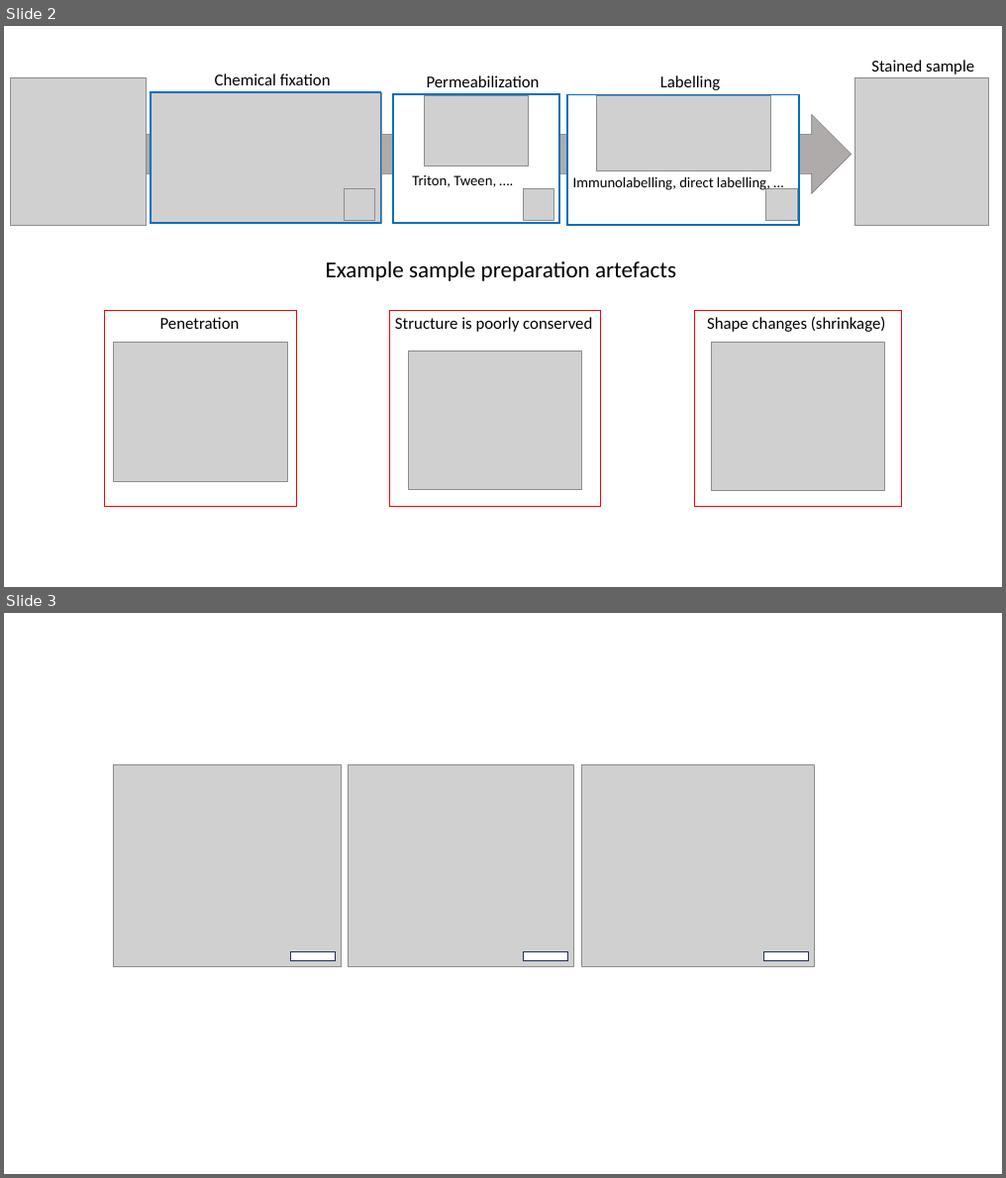
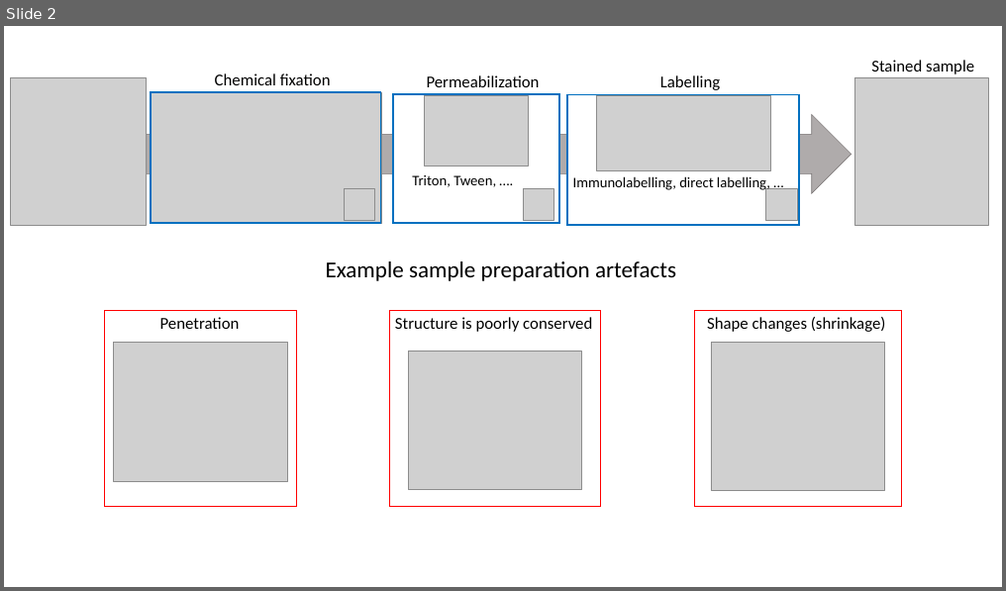
Before and after one commit to NEUBIAS/training-resources, a slide deck: figures/resources/sample_preparation.pptx. Shown one above the other, each under a label of ours: slides 2 and 3 before the commit, slide 2 after it. The pictures are 1006x1178 and 1006x591 pixels, drawn with LibreOffice and Linux fonts; fonts in the diff are those of the drawing; grey boxes stand for pictures. Boxes give left, top, right and bottom in pixels: in the first picture for what was removed or moved away, otherwise in the second. Text is boxed around its words. In the diff, an @@ line names an element or a change of style, - is before the commit and + after.

Commit message:
update in power point

```diff
--- a/figures/resources/sample_preparation.pptx
+++ b/figures/resources/sample_preparation.pptx
@@ slide 3 removed at <box>4,613,1002,1174</box>, background #FFFFFF @@
@@ picture removed at <box>113,764,341,966</box> @@
@@ picture removed at <box>348,764,574,966</box> @@
@@ picture removed at <box>581,764,814,966</box> @@
@@ rectangle removed at <box>291,952,335,960</box> @@
@@ rectangle removed at <box>523,952,567,960</box> @@
@@ rectangle removed at <box>763,952,808,960</box> @@
```
